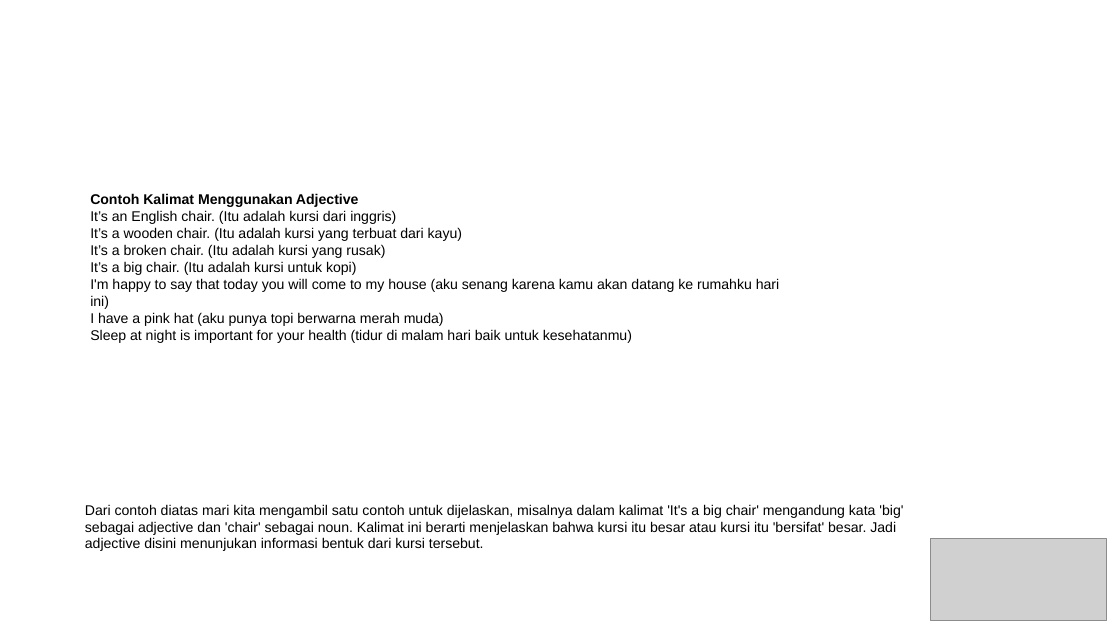
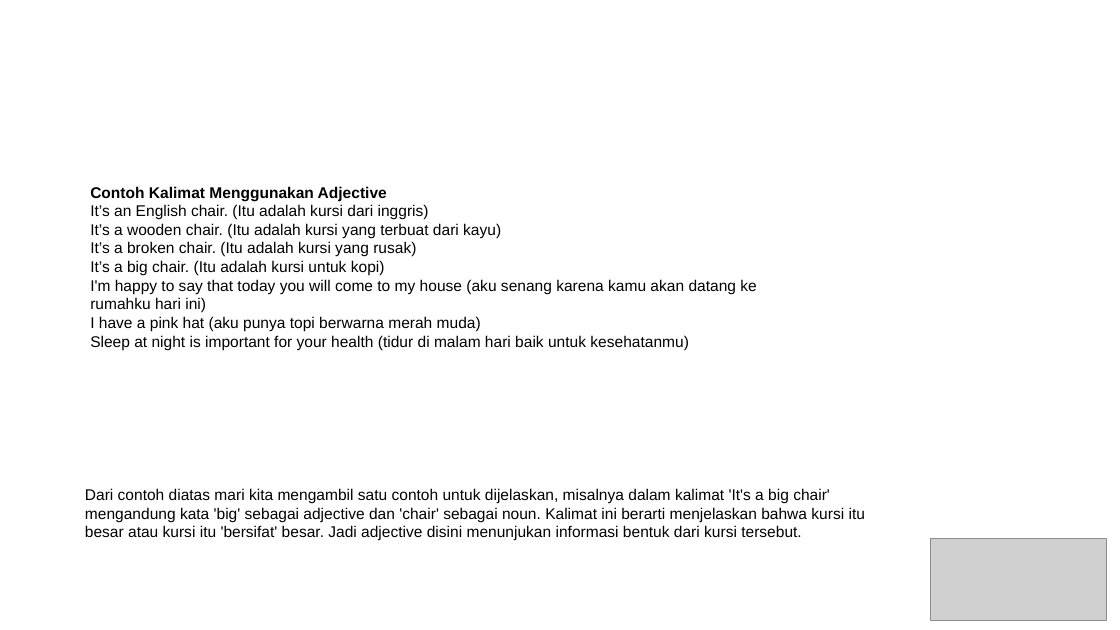
Before and after one commit to jejaksaid/flc, a slide deck: slide 6 of inggris/Untitled 6.odp (slide 2 before the commit). Drawn at 1120x630 pixels with LibreOffice and Linux fonts; fonts in the diff are those of the drawing; grey boxes stand for pictures; background and template pictures are left out. Boxes give left, top, right and bottom in pixels: in the first picture for what was removed or moved away, otherwise in the second. Text is boxed around its words. In the diff, an @@ line names an element or a change of style, - is before the commit and + after.

```diff
--- a/inggris/Untitled 6.odp
+++ b/inggris/Untitled 6.odp
@@ text "Contoh Kalimat Menggunakan Adjective": place and size @@
-text "Contoh Kalimat Menggunakan Adjective" at box(90, 193, 779, 343)
+text "Contoh Kalimat Menggunakan Adjective" at box(90, 186, 756, 350)
@@ text "Contoh Kalimat Menggunakan Adjective" at box(90, 186, 756, 350): size 10 to 11 pt @@
@@ text "Dari contoh diatas mari kita ..." at box(85, 488, 865, 541): size 10 to 11 pt @@
@@ text "Dari contoh diatas mari kita ...": place and size @@
-text "Dari contoh diatas mari kita ..." at box(85, 504, 903, 551)
+text "Dari contoh diatas mari kita ..." at box(85, 488, 865, 541)
```
Also in this commit, not shown: 4 slides added, 7 other files.
